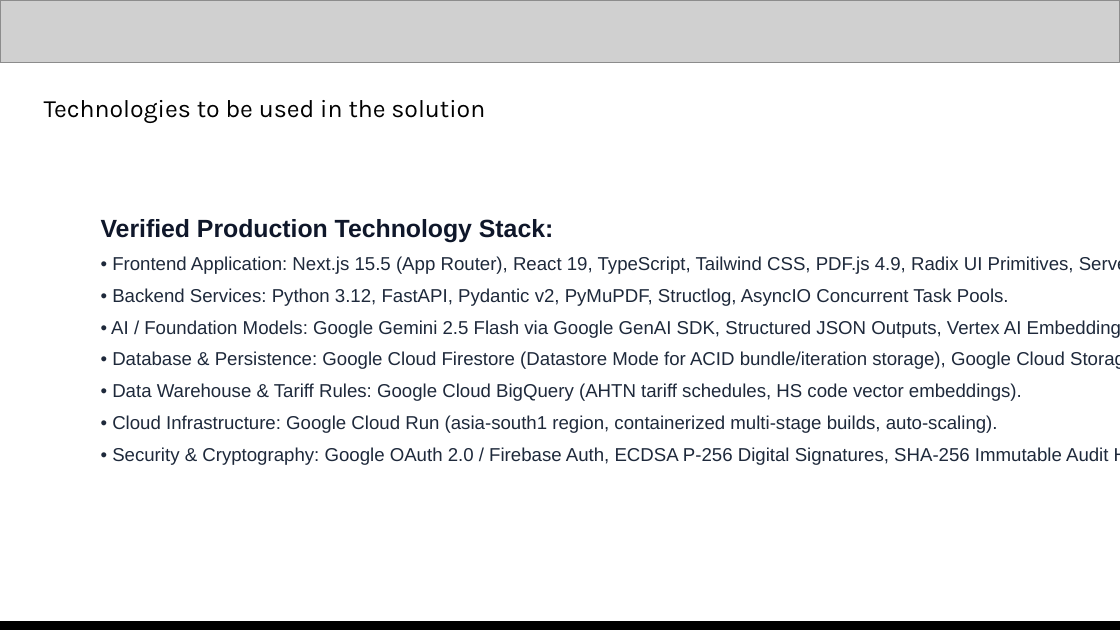
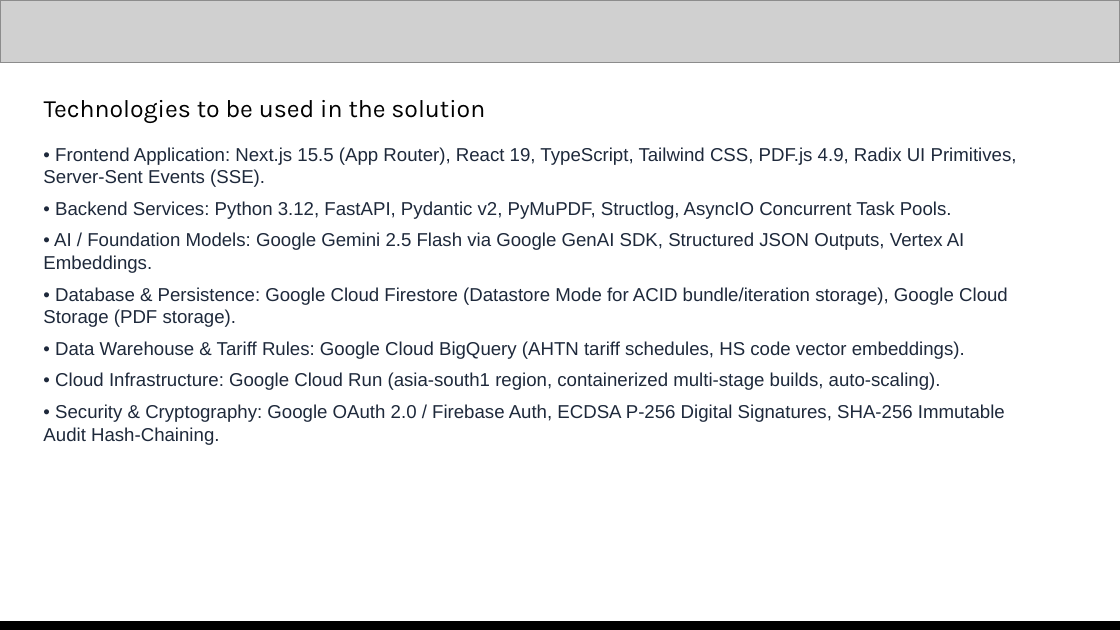
Before and after one commit to ravimule93/cargoclear, a slide deck: slide 8 of submission/CargoClear_AI_Builder_Cup_Submission.pptx (slide 9 before the commit). Drawn at 1120x630 pixels with LibreOffice and Linux fonts; fonts in the diff are those of the drawing; grey boxes stand for pictures. Boxes give left, top, right and bottom in pixels: in the first picture for what was removed or moved away, otherwise in the second. Text is boxed around its words. In the diff, an @@ line names an element or a change of style, - is before the commit and + after.

```diff
--- a/submission/CargoClear_AI_Builder_Cup_Submission.pptx
+++ b/submission/CargoClear_AI_Builder_Cup_Submission.pptx
@@ text "• Frontend Application: Next.js 15.5 ...": place and size @@
-text "• Frontend Application: Next.js 15.5 ..." at box(101, 219, 1108, 465)
+text "• Frontend Application: Next.js 15.5 ..." at box(43, 147, 1017, 445)
@@ text at box(101, 219, 553, 243): paragraph removed @@
-Verified Production Technology Stack:
```
Also in this commit, not shown: 11 other slides changed, 1 slide removed, 15 other files.
